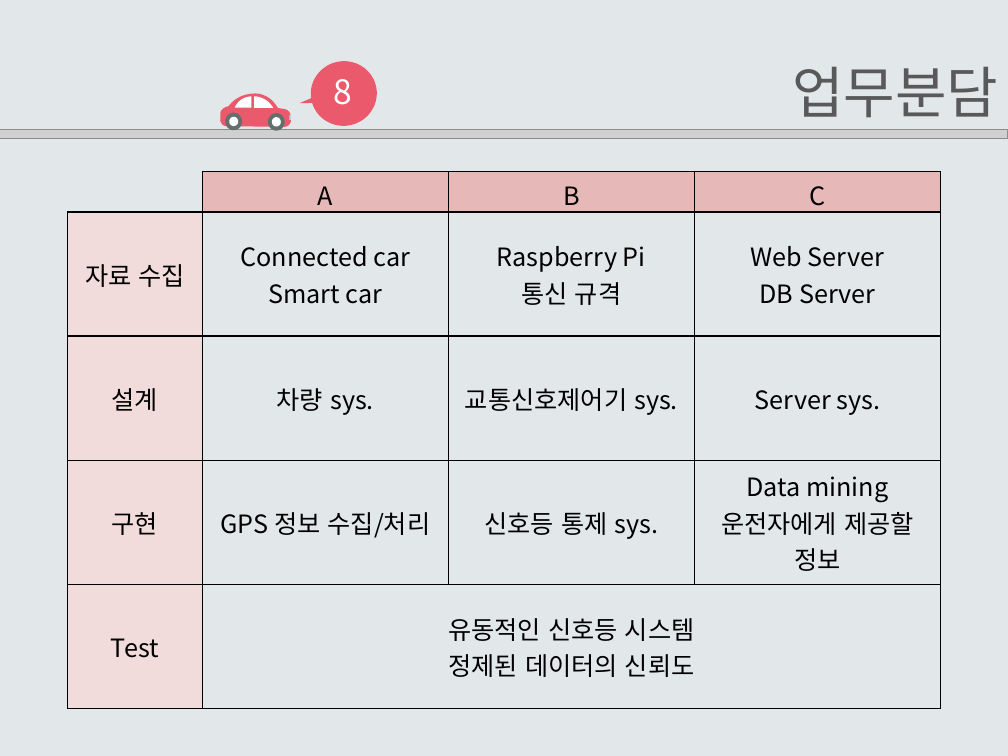
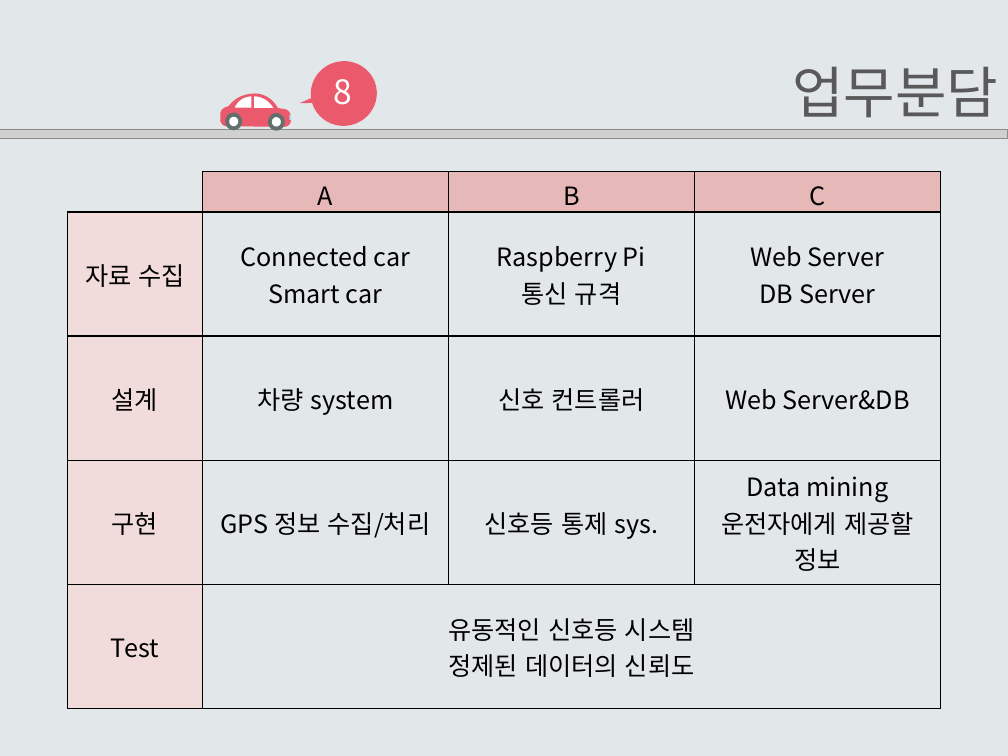
Before and after one commit to EomHeeSang/grad_proj, a slide deck: slide 29 of 발표자료/설계서2-14(엄희상,박주호,김태경).pptx (slide 28 before the commit). Drawn at 1008x756 pixels with LibreOffice and Linux fonts; fonts in the diff are those of the drawing; grey boxes stand for pictures. Boxes give left, top, right and bottom in pixels: in the first picture for what was removed or moved away, otherwise in the second. Text is boxed around its words. In the diff, an @@ line names an element or a change of style, - is before the commit and + after.

```diff
--- a/발표자료/설계서2-14(엄희상,박주호,김태경).pptx
+++ b/발표자료/설계서2-14(엄희상,박주호,김태경).pptx
@@ table at (x1=68, y1=171, x2=940, y2=708) @@
-row 3: 설계 | 차량 sys. | 교통신호제어기 sys. | Server sys.
+row 3: 설계 | 차량 system | 신호 컨트롤러 | Web Server&DB
```
Also in this commit, not shown: 18 other slides changed, 1 slide added, 3 other files.
